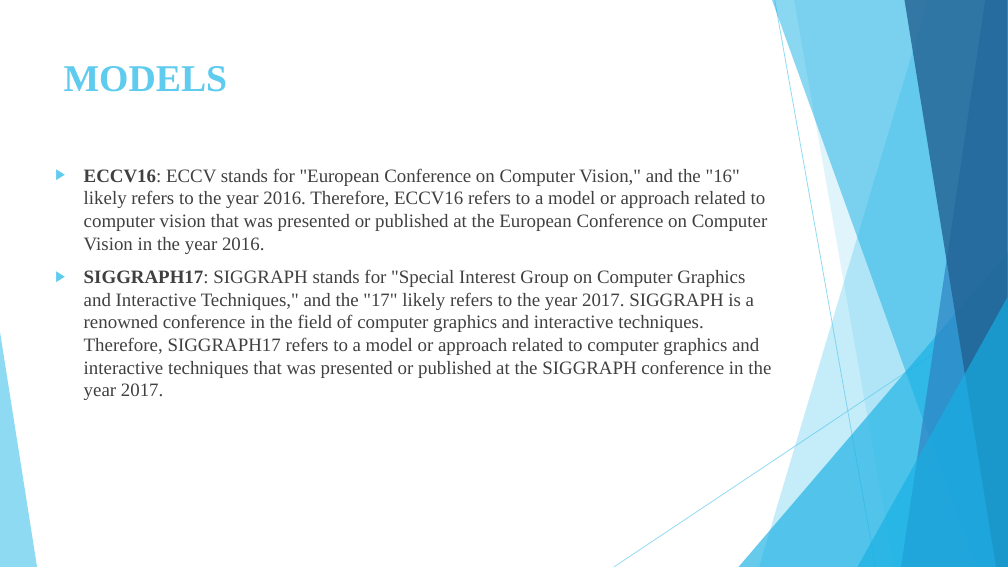
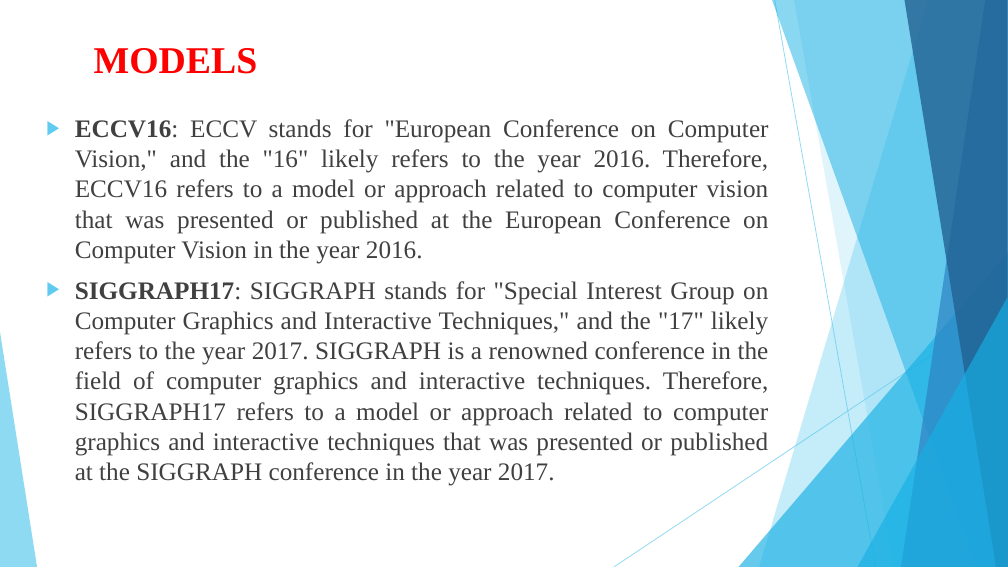
Before and after one commit to Chakrapani2122/Mini-Project, a slide deck: slide 8 of vividtones.pptx. Drawn at 1008x567 pixels with LibreOffice and Linux fonts; fonts in the diff are those of the drawing. Boxes give left, top, right and bottom in pixels: in the first picture for what was removed or moved away, otherwise in the second. Text is boxed around its words. In the diff, an @@ line names an element or a change of style, - is before the commit and + after.

```diff
--- a/vividtones.pptx
+++ b/vividtones.pptx
@@ title "MODELS": place and size @@
-title "MODELS" at [64,66,228,92]
+title "MODELS" at [94,48,258,74]
@@ title "MODELS" at [94,48,258,74]: text colour #5FCBEF to #FF0000 @@
@@ text "ECCV16: ECCV stands for "European ...": place and size @@
-text "ECCV16: ECCV stands for "European ..." at [84,168,771,400]
+text "ECCV16: ECCV stands for "European ..." at [75,119,769,486]
@@ text "ECCV16: ECCV stands for "European ..." at [75,119,769,486]: size 18 to 24 pt; alignment left to justified @@
```
Also in this commit, not shown: 12 other slides changed, 2 slides added, 7 other files.
